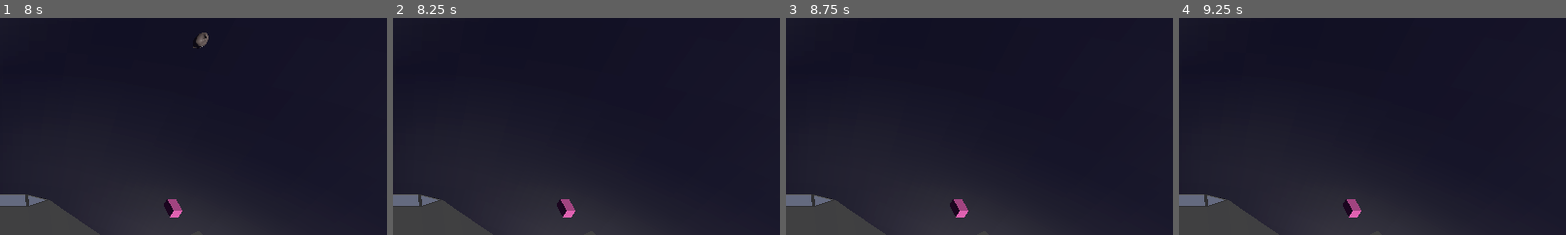
Above: before the commit, frames 1-4 (left to right).
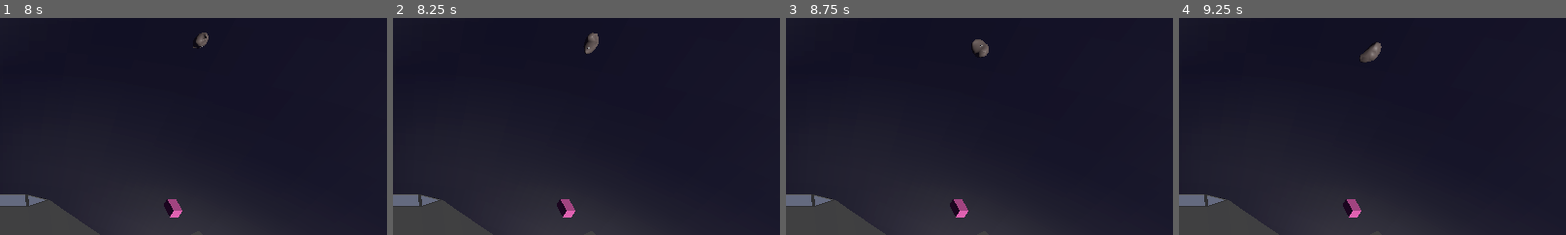
Above: after the commit, the same moments.

Repository: Xwilarg/LudumDare54
Game: Godot game, scene res://Scenes/Main.tscn
Same seed, same stepped clock (60 frames per second), same inputs: the game is played once before the commit and once after it.
Inputs (mouse positions are % of the whole screen's width and height, from its top left):
- Up to frame 1 (8 s): click "Flak" at 0.5 s; click "Flak" at 1.25 s; click "Flak" at 2 s; click "Flak" at 2.75 s; click "Flak" at 3.5 s; click "Flak" at 4.25 s; tap Enter at 5 s; move the mouse to (72, 45) at 5.02 s; click (72, 45) at 5.17 s; tap Space at 5.75 s; move the mouse to (30, 55) at 5.77 s; click (30, 55) at 5.92 s; move the mouse to (60, 28) at 6.52 s; click (60, 28) at 6.67 s; move the mouse to (45, 70) at 7.27 s; click (45, 70) at 7.42 s
- Up to frame 2 (8.25 s): move the mouse to (80, 65) at 8.02 s; click (80, 65) at 8.17 s
- Up to frame 3 (8.75 s): no input
- Up to frame 4 (9.25 s): move the mouse to (20, 35) at 8.77 s; click (20, 35) at 8.92 s
The pictures show only the part of the screen within x 50-100%, y 0-50%; the shares and areas given below are measured in that part.

Frame 1 is identical in both runs. In frame 2, 0.2% of the frame differs, in the area x 49-54%, y 6-17%; in frame 3, 0.2%; in frame 4, 0.3%, in the area x 46-53%, y 11-21%.

Commit message:
Remove automatic damage in asteroid manager

Diff:
--- a/Scripts/AsteroidManager.gd
+++ b/Scripts/AsteroidManager.gd
@@ -12,8 +12,6 @@
 
 @export var _editor_spawns:Array = []
 
-var _aaTimer: float = 1.0
-
 func _ready():
 	_get_spawners();
 
@@ -22,15 +20,7 @@
 #		new_spawner(pos)
 
 func _process(delta):
-	_aaTimer -= delta
-
-	if _aaTimer <= 0.0:
-		var asteroids = get_all_asteroids()
-
-		if len(asteroids) > 0:
-			var ast_index = GameManager.rng.randi_range(0, len(asteroids) - 1)
-			asteroids[ast_index].take_damage(34)
-			_aaTimer = 1.0
+	pass
 
 func get_all_asteroids():
 	var results = []
